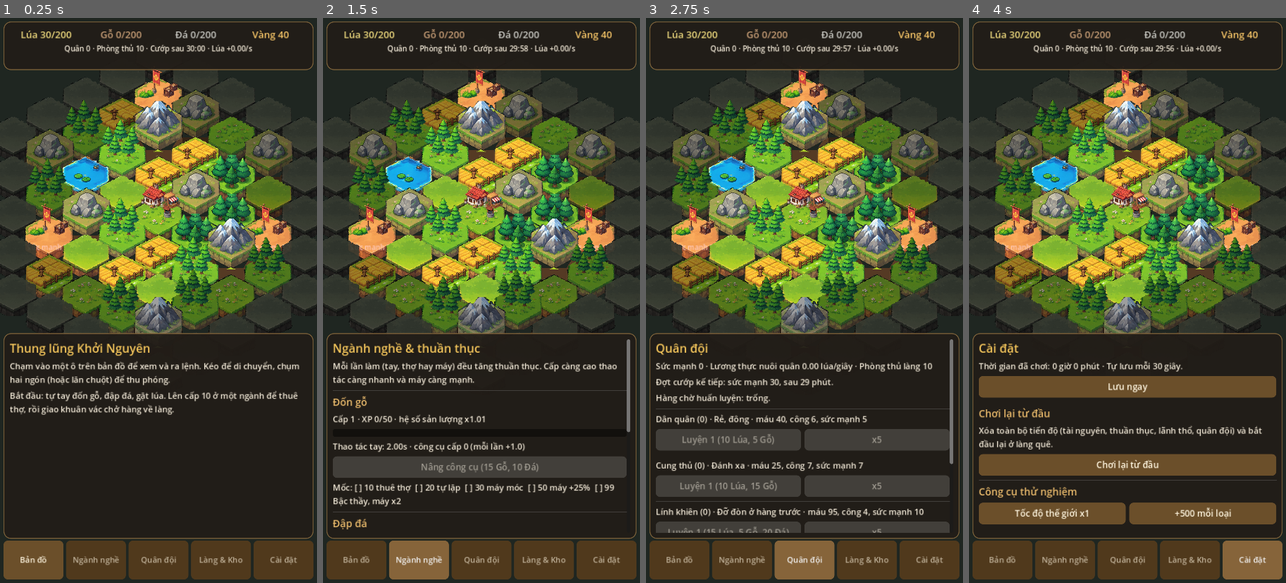
Above: before the commit, frames 1-4 (left to right).
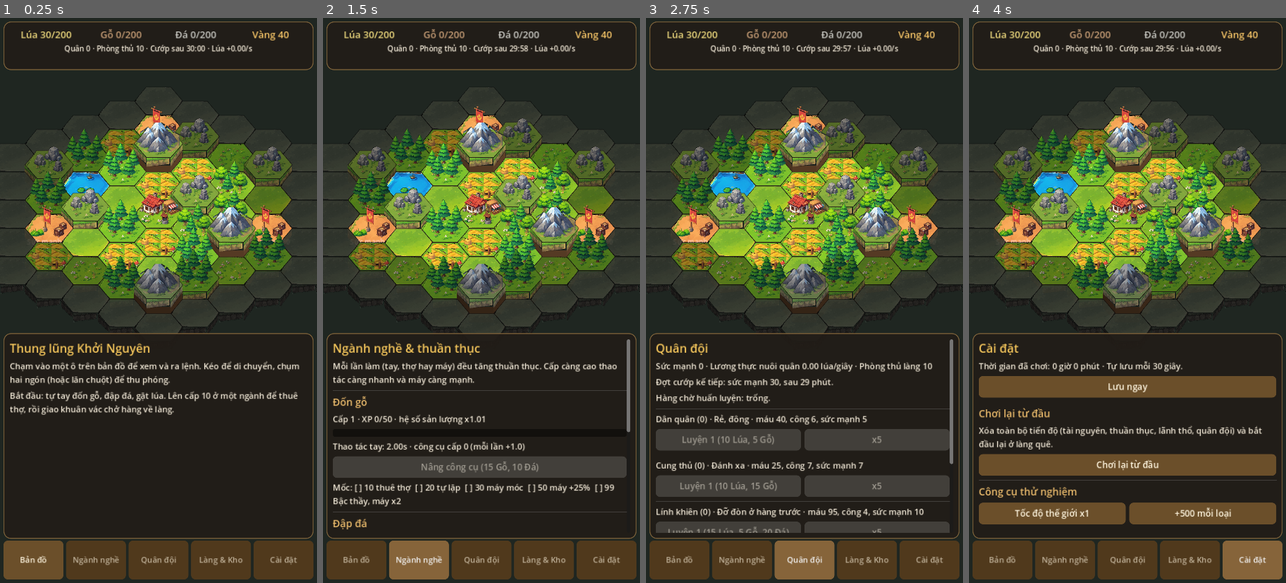
Above: after the commit, the same moments.

Repository: Toanh26/Idle_sur
Game: Godot game, scene res://scenes/Main.tscn
Two runs of this game, one before a commit and one after it. Both use one fixed random seed, a clock stepped at 60 frames per second and the inputs below.
Inputs:
- Up to frame 1 (0.25 s): no input
- Up to frame 2 (1.5 s): click "Bản đồ" at 0.5 s; click "Ngành nghề" at 1.25 s
- Up to frame 3 (2.75 s): click "Quân đội" at 2 s
- Up to frame 4 (4 s): click "Làng & Kho" at 2.75 s; click "Cài đặt" at 3.5 s

The runs differ from the first frame. In frame 1, 27% of the frame differs, in the area x 0-100%, y 9-56%; in frame 2, 27%; in frame 3, 27%; in frame 4, 27%.

Commit message:
Dựng lại toàn bộ ô thành lục giác đỉnh phẳng
- Ảnh gốc là lục giác đỉnh nhọn: trải phẳng mặt đất, xoay 30° và ép lại theo góc nhìn
- Hông đất uốn từ dải đất của ảnh gốc vào 3 mặt hông mới
- Rừng, đá, núi, làng, đồn, ruộng ghép lại từ đồ vật trên nền mới
- Lưới game dùng tỉ lệ dẹt 0.67 cho khớp ô mới, khung chọn trùng mép ô

Co-Authored-By: Claude Opus 5.5 <noreply@anthropic.com>
Claude-Session: https://claude.ai/code/session_01NNxgZzkCUdo89QeDQ3JDBB

Diff:
--- a/assets/tiles/meta.json
+++ b/assets/tiles/meta.json
@@ -4,13 +4,13 @@
   300
  ],
  "face_center": [
-  100,
-  192.0
+  100.0,
+  196.0
  ],
  "face_w": 164.0,
- "face_h": 132,
- "squash": 0.929,
- "depth": 34,
+ "squash": 0.67,
+ "depth": 30.0,
+ "orientation": "flat-top",
  "tiles": [
   "camp",
   "crystal",
@@ -54,6 +54,7 @@
   "log",
   "log_mushroom",
   "market",
+  "mountain_peaks",
   "pine",
   "pine2",
   "rock_a",
--- a/scripts/hex.gd
+++ b/scripts/hex.gd
@@ -3,7 +3,7 @@
 ## Trục Y bị ép lại (SQUASH) để tạo góc nhìn 3/4 từ trên cao.
 
 const SIZE := 48.0
-const SQUASH := 0.93
+const SQUASH := 0.67
 const ELEV_PX := 14.0
 const DIRS := [Vector2i(1, 0), Vector2i(1, -1), Vector2i(0, -1), Vector2i(-1, 0), Vector2i(-1, 1), Vector2i(0, 1)]
 
--- a/scripts/tile_art.gd
+++ b/scripts/tile_art.gd
@@ -3,9 +3,9 @@
 ## Mọi ảnh ô có cùng canvas; tâm mặt trên ô nằm ở ANCHOR. Thiếu ảnh thì hàm vẽ trả về false để dùng hình vẽ tạm.
 
 const CANVAS := Vector2(200, 300)
-const ANCHOR := Vector2(100, 192)  # tâm mặt trên ô trong canvas
+const ANCHOR := Vector2(100, 196)  # tâm mặt trên ô trong canvas
 const FACE_W := 164.0     # bề rộng mặt trên ô trong canvas
-const DEPTH := 34.0       # chiều dày phần đất bên hông trong canvas
+const DEPTH := 30.0       # chiều dày phần đất bên hông trong canvas
 
 var _cache := {}
 
Binary file added: assets/props/mountain_peaks.png
Binary file changed: assets/tiles/camp.png
Binary file changed: assets/tiles/crystal.png
Binary file changed: assets/tiles/dirt.png
Binary file changed: assets/tiles/field.png
Binary file changed: assets/tiles/field_mill.png
Binary file changed: assets/tiles/fog.png
Binary file changed: assets/tiles/forest.png
Binary file changed: assets/tiles/forest_autumn.png
Binary file changed: assets/tiles/forest_small.png
Binary file changed: assets/tiles/grass.png
Binary file changed: assets/tiles/grass_flowers.png
(and 10 more such lines)
